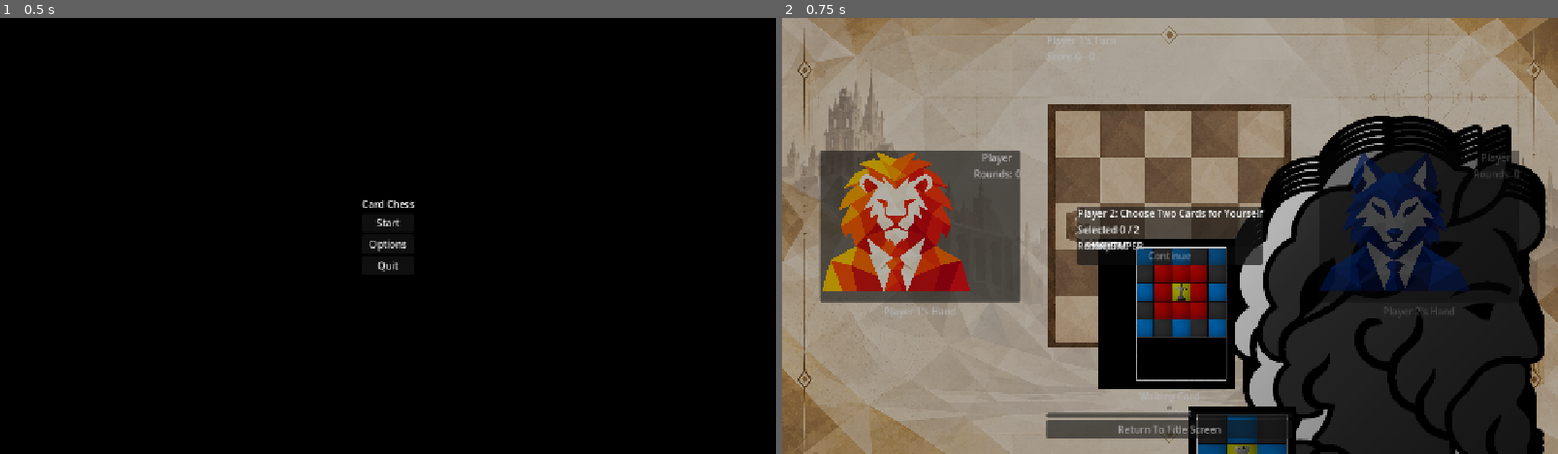
Above: before the commit, frames 1-2 (left to right).
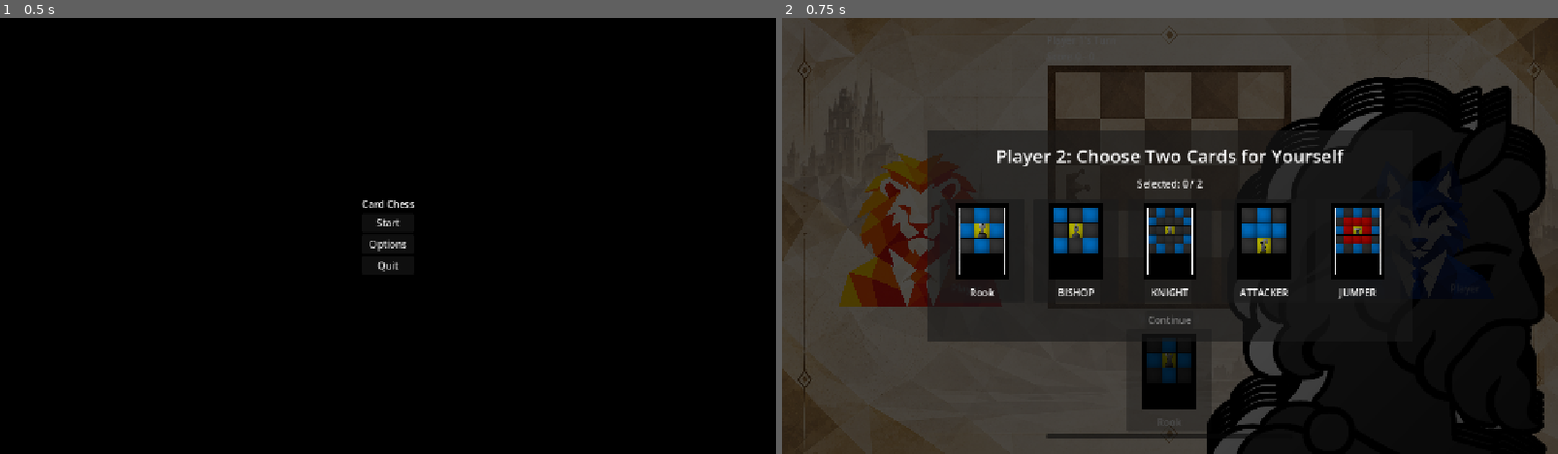
Above: after the commit, the same moments.

Repository: ryanh6/cardChess
Game: Godot game, scene res://scenes/main.tscn
Same seed, same stepped clock (60 frames per second), same inputs: the game is played once before the commit and once after it. The project has no main scene, so this scene is started directly.
Inputs:
- Up to frame 1 (0.5 s): no input
- Up to frame 2 (0.75 s): click "Start" at 0.5 s

Frame 1 is identical in both runs. In frame 2, 77% of the frame differs, in the area x 0-100%, y 0-100%.

Commit message:
Fixed UI of draft, player screen
fixed the layout of the draft screen and player panels

Diff:
--- a/scenes/components/cardInterface.tscn
+++ b/scenes/components/cardInterface.tscn
@@ -3,30 +3,33 @@
 [ext_resource type="Script" uid="uid://bbuf1cl4b61q2" path="res://scripts/interface/cardInterface.gd" id="1_3fec2"]
 
 [node name="CardPanel" type="Button" unique_id=965759258]
-anchors_preset = 15
-anchor_right = 1.0
-anchor_bottom = 1.0
-grow_horizontal = 2
-grow_vertical = 2
+custom_minimum_size = Vector2(140, 170)
+offset_right = 140.0
+offset_bottom = 170.0
 script = ExtResource("1_3fec2")
 
 [node name="CardIcon" type="TextureRect" parent="." unique_id=1366594272]
 unique_name_in_owner = true
 layout_mode = 0
-offset_right = 247.0
-offset_bottom = 348.0
+offset_left = 8.0
+offset_top = 8.0
+offset_right = 132.0
+offset_bottom = 136.0
 expand_mode = 1
 stretch_mode = 4
 
 [node name="CardName" type="Label" parent="." unique_id=364786018]
 unique_name_in_owner = true
 layout_mode = 0
-offset_right = 40.0
-offset_bottom = 23.0
+offset_top = 140.0
+offset_right = 140.0
+offset_bottom = 170.0
+horizontal_alignment = 1
+vertical_alignment = 1
 
 [node name="SelectedBorder" type="Panel" parent="." unique_id=554412221]
 unique_name_in_owner = true
 visible = false
 layout_mode = 0
-offset_right = 40.0
-offset_bottom = 40.0
+offset_right = 140.0
+offset_bottom = 170.0
--- a/scenes/components/playerInterface.tscn
+++ b/scenes/components/playerInterface.tscn
@@ -2,7 +2,9 @@
 
 [ext_resource type="Script" uid="uid://j3pmv5xoavpj" path="res://scripts/interface/playerInterface.gd" id="1_7dcxb"]
 
-[node name="Panel" type="PanelContainer" unique_id=1400750966]
+[node name="PlayerInterface" type="Control" unique_id=367075809]
+custom_minimum_size = Vector2(200, 200)
+layout_mode = 3
 anchors_preset = 15
 anchor_right = 1.0
 anchor_bottom = 1.0
@@ -10,31 +12,39 @@
 grow_vertical = 2
 script = ExtResource("1_7dcxb")
 
-[node name="Margins" type="MarginContainer" parent="." unique_id=720723643]
-layout_mode = 2
-
-[node name="Row" type="HBoxContainer" parent="Margins" unique_id=690352923]
-layout_mode = 2
-
-[node name="PlayerIcon" type="TextureRect" parent="Margins/Row" unique_id=54572932]
+[node name="PlayerIcon" type="TextureRect" parent="." unique_id=54572932]
 unique_name_in_owner = true
 custom_minimum_size = Vector2(250, 250)
-layout_mode = 2
-expand_mode = 2
+custom_maximum_size = Vector2(250, 250)
+layout_mode = 1
+anchors_preset = 8
+anchor_left = 0.5
+anchor_top = 0.5
+anchor_right = 0.5
+anchor_bottom = 0.5
+offset_left = -125.0
+offset_top = -125.0
+offset_right = 125.0
+offset_bottom = 125.0
+grow_horizontal = 2
+grow_vertical = 2
+mouse_filter = 2
+expand_mode = 1
+stretch_mode = 5
 
-[node name="PlayerInfo" type="VBoxContainer" parent="Margins/Row" unique_id=722835718]
-layout_mode = 2
-
-[node name="PlayerName" type="Label" parent="Margins/Row/PlayerInfo" unique_id=644787706]
+[node name="PlayerName" type="Label" parent="." unique_id=1333473220]
 unique_name_in_owner = true
-layout_mode = 2
-text = "PLAYER"
-horizontal_alignment = 1
-
-[node name="ScoreLabel" type="Label" parent="Margins/Row/PlayerInfo" unique_id=1909537317]
-unique_name_in_owner = true
-layout_mode = 2
-
-[node name="TurnLabel" type="Label" parent="Margins/Row/PlayerInfo" unique_id=1917136118]
-unique_name_in_owner = true
-layout_mode = 2
+layout_mode = 1
+anchors_preset = 3
+anchor_left = 1.0
+anchor_top = 1.0
+anchor_right = 1.0
+anchor_bottom = 1.0
+offset_left = -1280.0
+offset_top = -23.0
+grow_horizontal = 0
+grow_vertical = 0
+size_flags_vertical = 8
+text = "PLAYER NAME"
+horizontal_alignment = 2
+vertical_alignment = 2
--- a/scenes/screens/draftScreen.tscn
+++ b/scenes/screens/draftScreen.tscn
@@ -16,33 +16,47 @@
 layout_mode = 0
 offset_right = 1280.0
 offset_bottom = 720.0
-color = Color(0, 0, 0, 0.29411766)
+color = Color(0, 0, 0, 0.7019608)
 
 [node name="Center" type="CenterContainer" parent="." unique_id=1976559525]
 layout_mode = 1
-anchors_preset = -1
+anchors_preset = 15
 anchor_right = 1.0
 anchor_bottom = 1.0
+grow_horizontal = 2
+grow_vertical = 2
 
 [node name="PanelContainer" type="PanelContainer" parent="Center" unique_id=1217403713]
 layout_mode = 2
 
 [node name="MarginContainer" type="MarginContainer" parent="Center/PanelContainer" unique_id=568890945]
 layout_mode = 2
+theme_override_constants/margin_left = 20
+theme_override_constants/margin_top = 20
+theme_override_constants/margin_right = 20
+theme_override_constants/margin_bottom = 20
 
 [node name="Content" type="VBoxContainer" parent="Center/PanelContainer/MarginContainer" unique_id=1354217407]
 layout_mode = 2
+theme_override_constants/separation = 14
 
 [node name="Instructions" type="Label" parent="Center/PanelContainer/MarginContainer/Content" unique_id=1275298913]
 unique_name_in_owner = true
 layout_mode = 2
+theme_override_font_sizes/font_size = 30
+text = "Player 2: Choose Two Cards for Yourself"
+horizontal_alignment = 1
 
 [node name="Selected" type="Label" parent="Center/PanelContainer/MarginContainer/Content" unique_id=1100887500]
 unique_name_in_owner = true
 layout_mode = 2
+text = "Selected: 0 / 2"
+horizontal_alignment = 1
 
 [node name="Cards" type="HBoxContainer" parent="Center/PanelContainer/MarginContainer/Content" unique_id=391737129]
 layout_mode = 2
+theme_override_constants/separation = 15
+alignment = 1
 
 [node name="RookCard" parent="Center/PanelContainer/MarginContainer/Content/Cards" unique_id=965759258 instance=ExtResource("2_45hrq")]
 unique_name_in_owner = true
@@ -67,3 +81,5 @@
 [node name="ConfirmButton" type="Button" parent="Center/PanelContainer/MarginContainer/Content" unique_id=1453200767]
 unique_name_in_owner = true
 layout_mode = 2
+size_flags_horizontal = 4
+text = "Continue"
--- a/scenes/screens/gameScreen.tscn
+++ b/scenes/screens/gameScreen.tscn
@@ -47,14 +47,8 @@
 
 [node name="Player1Panel" parent="MainMargin/MainRows/Player1Column" unique_id=1400750966 instance=ExtResource("3_ug6w8")]
 unique_name_in_owner = true
-custom_minimum_size = Vector2(200, 200)
 layout_mode = 2
 playerIcon = ExtResource("4_443wr")
-
-[node name="Player1HandLabel" type="Label" parent="MainMargin/MainRows/Player1Column" unique_id=1259714728]
-layout_mode = 2
-text = "Player 1's Hand"
-horizontal_alignment = 1
 
 [node name="Player1Hand" type="HBoxContainer" parent="MainMargin/MainRows/Player1Column" unique_id=536068488]
 layout_mode = 2
@@ -110,7 +104,9 @@
 
 [node name="NextRoundButton" type="Button" parent="MainMargin/MainRows/CenterColumn" unique_id=2081469918]
 unique_name_in_owner = true
+visible = false
 layout_mode = 2
+size_flags_horizontal = 4
 
 [node name="Player2Column" type="VBoxContainer" parent="MainMargin/MainRows" unique_id=1999323621]
 unique_name_in_owner = true
@@ -120,14 +116,8 @@
 
 [node name="Player2Panel" parent="MainMargin/MainRows/Player2Column" unique_id=506196259 instance=ExtResource("3_ug6w8")]
 unique_name_in_owner = true
-custom_minimum_size = Vector2(200, 200)
 layout_mode = 2
 playerIcon = ExtResource("7_wu7l8")
-
-[node name="Player2HandLabel" type="Label" parent="MainMargin/MainRows/Player2Column" unique_id=1684535224]
-layout_mode = 2
-text = "Player 2's Hand"
-horizontal_alignment = 1
 
 [node name="Player2Hand" type="HBoxContainer" parent="MainMargin/MainRows/Player2Column" unique_id=670264337]
 layout_mode = 2
--- a/scripts/interface/draftScreen.gd
+++ b/scripts/interface/draftScreen.gd
@@ -60,7 +60,7 @@
 		instructionLabel.text = "Player 2: Choose Two Cards for Player 1"
 		confirmationButton.text = "Start Game"
 
-	selectionLabel.text = "Selected %d / 2" % cardSelection.size()
+	selectionLabel.text = "Selected: %d / 2" % cardSelection.size()
 	confirmationButton.disabled = cardSelection.size() != 2
 
 	for card in cardList:
--- a/scripts/interface/playerInterface.gd
+++ b/scripts/interface/playerInterface.gd
@@ -1,4 +1,4 @@
-extends PanelContainer
+extends Control
 class_name PlayerInterface
 
 @export var playerName: String = "Player"
@@ -6,8 +6,8 @@
 
 @onready var icon: TextureRect = %PlayerIcon
 @onready var nameLabel: Label = %PlayerName
-@onready var scoreLabel: Label = %ScoreLabel
-@onready var turnLabel: Label = %TurnLabel
+#@onready var scoreLabel: Label = %ScoreLabel
+#@onready var turnLabel: Label = %TurnLabel
 
 func _ready():
 	icon.texture = playerIcon
@@ -15,8 +15,8 @@
 	nameLabel.text = playerName
 
 func updatePanel(score: int, isCurrent: bool):
-	scoreLabel.text = "Rounds: %d" % score
-	turnLabel.visible = isCurrent
+	#scoreLabel.text = "Rounds: %d" % score
+	#turnLabel.visible = isCurrent
 	icon.pivot_offset = icon.size / 2
 
 	if isCurrent:
